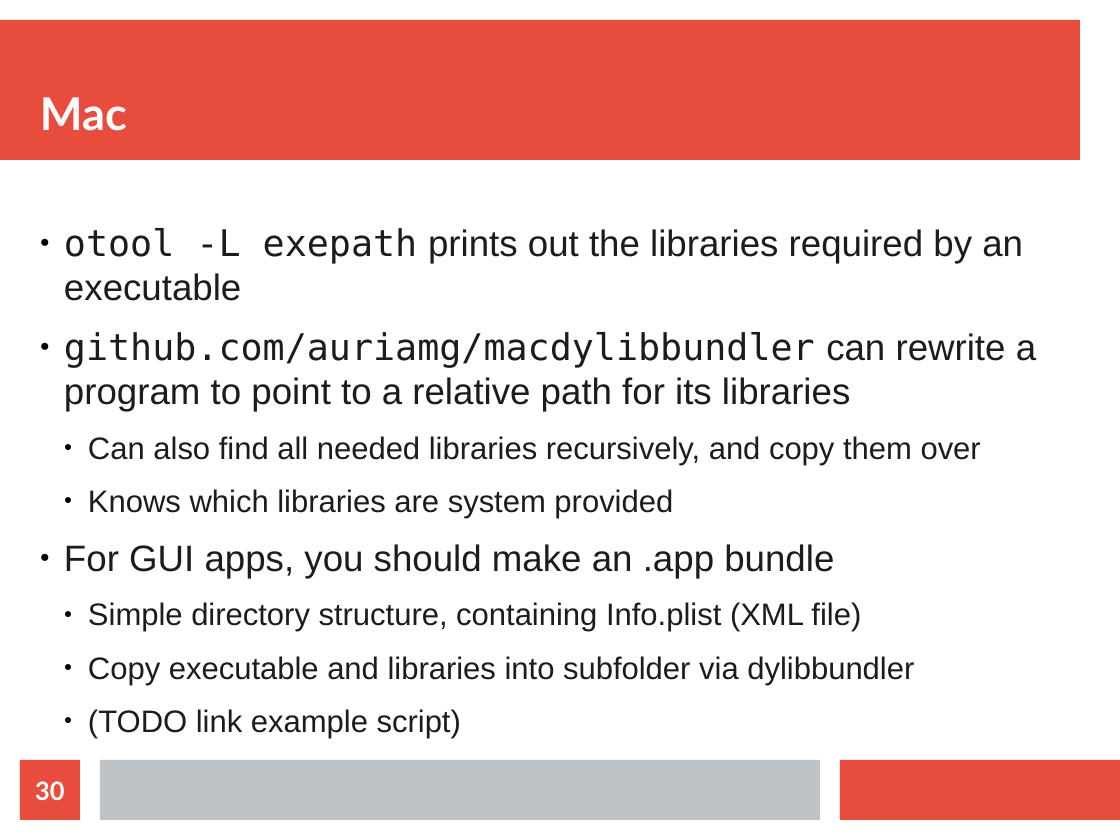
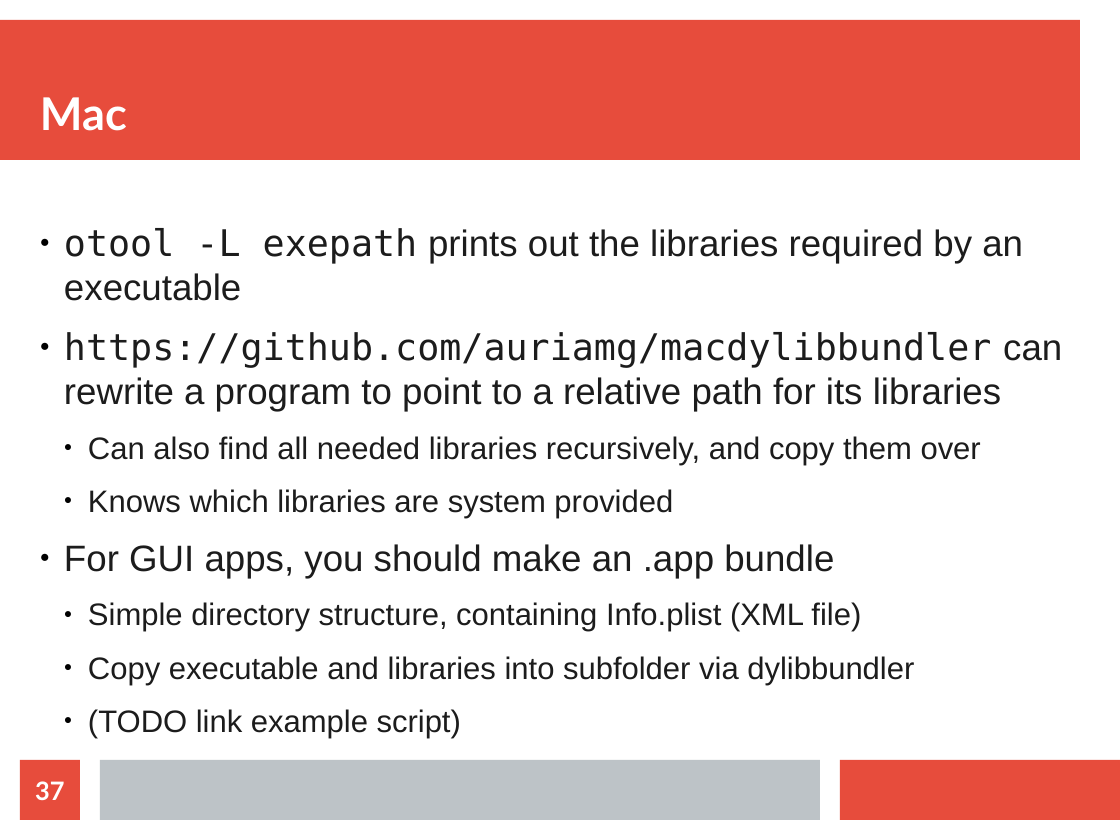
Before and after one commit to mtolly/haskell-c-talk, a slide deck: slide 37 of presentation.odp (slide 30 before the commit). Drawn at 1120x840 pixels with LibreOffice and Linux fonts; fonts in the diff are those of the drawing. Boxes give left, top, right and bottom in pixels: in the first picture for what was removed or moved away, otherwise in the second. Text is boxed around its words. In the diff, an @@ line names an element or a change of style, - is before the commit and + after.

```diff
--- a/presentation.odp
+++ b/presentation.odp
@@ text at bbox=[64, 332, 1062, 412]: text changed @@
-● github.com/auriamg/macdylibbundler can rewrite a program to point to a relative path for its libraries
+● https://github.com/auriamg/macdylibbundler can rewrite a program to point to a relative path for its libraries
@@ page number at bbox=[35, 781, 64, 800]: text changed @@
-30
+37
```
Also in this commit, not shown: 7 slides added, 14 other files.
